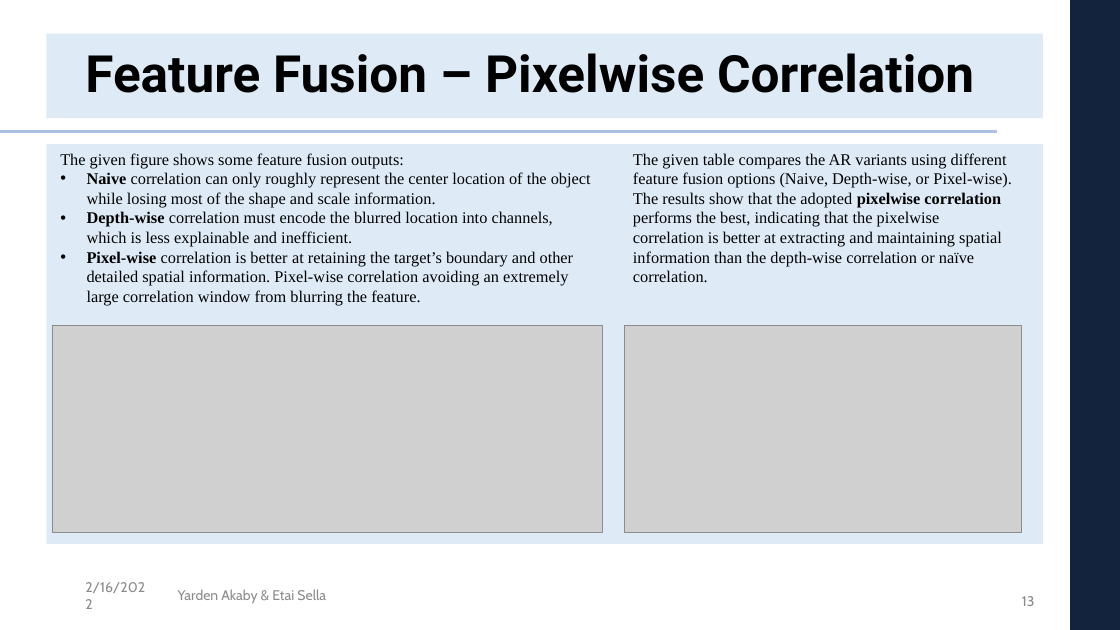
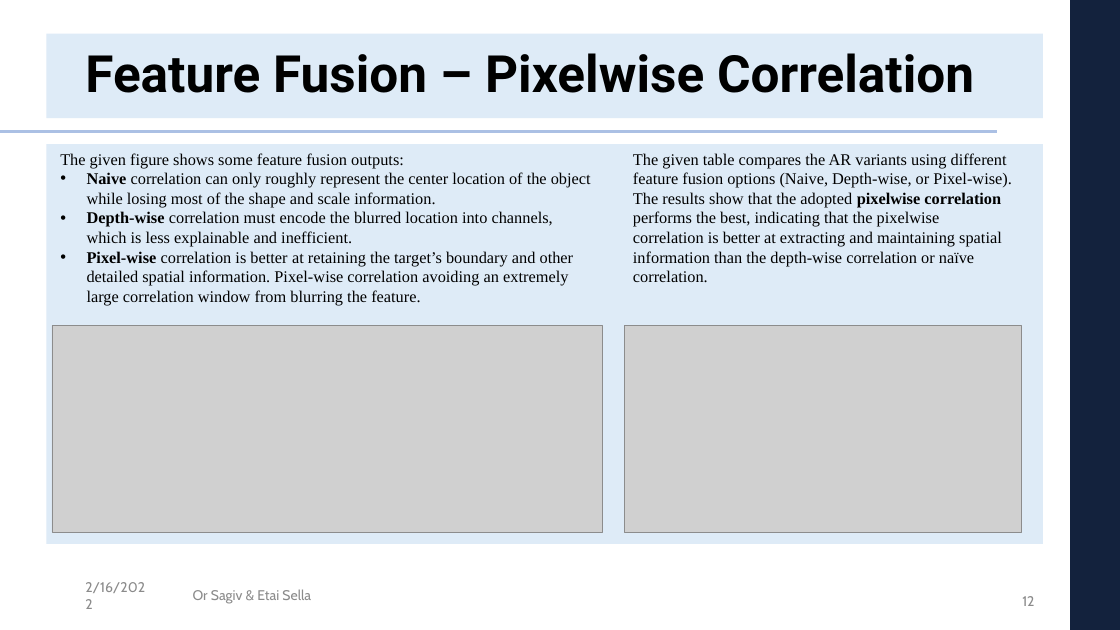
Before and after one commit to etaisella/AlphaRefine, a slide deck: slide 12 of Presentation/DL_project_presentation.pptx (slide 13 before the commit). Drawn at 1120x630 pixels with LibreOffice and Linux fonts; fonts in the diff are those of the drawing; grey boxes stand for pictures; background and template pictures are left out. Boxes give left, top, right and bottom in pixels: in the first picture for what was removed or moved away, otherwise in the second. Text is boxed around its words. In the diff, an @@ line names an element or a change of style, - is before the commit and + after.

```diff
--- a/Presentation/DL_project_presentation.pptx
+++ b/Presentation/DL_project_presentation.pptx
@@ text at (x1=193, y1=589, x2=311, y2=604): text changed @@
-Yarden Akaby & Etai Sella
+Or Sagiv & Etai Sella
@@ page number at (x1=1022, y1=596, x2=1034, y2=606): text changed @@
-13
+12
```
Also in this commit, not shown: 13 other slides changed, 1 slide removed.
